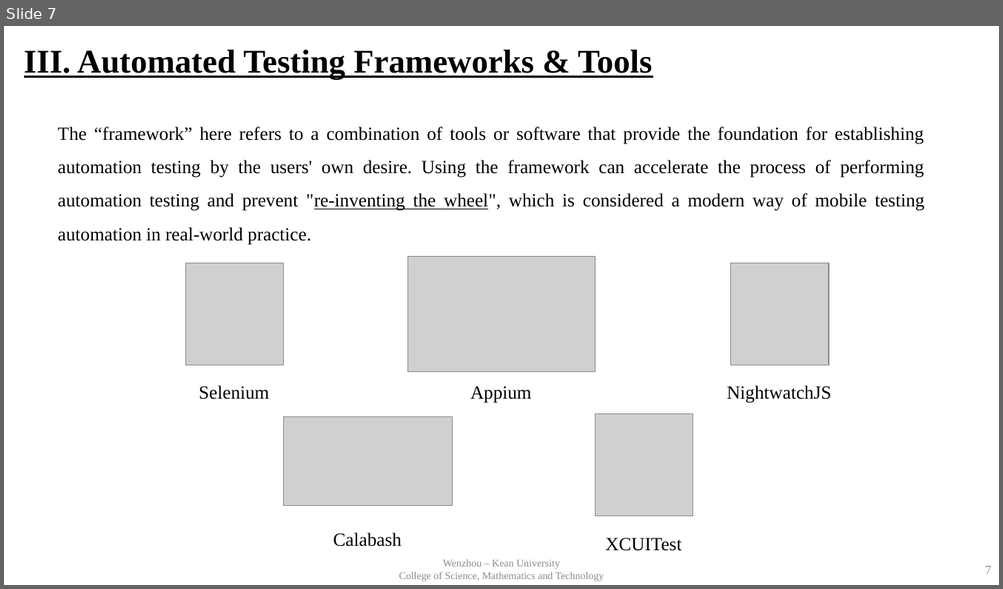
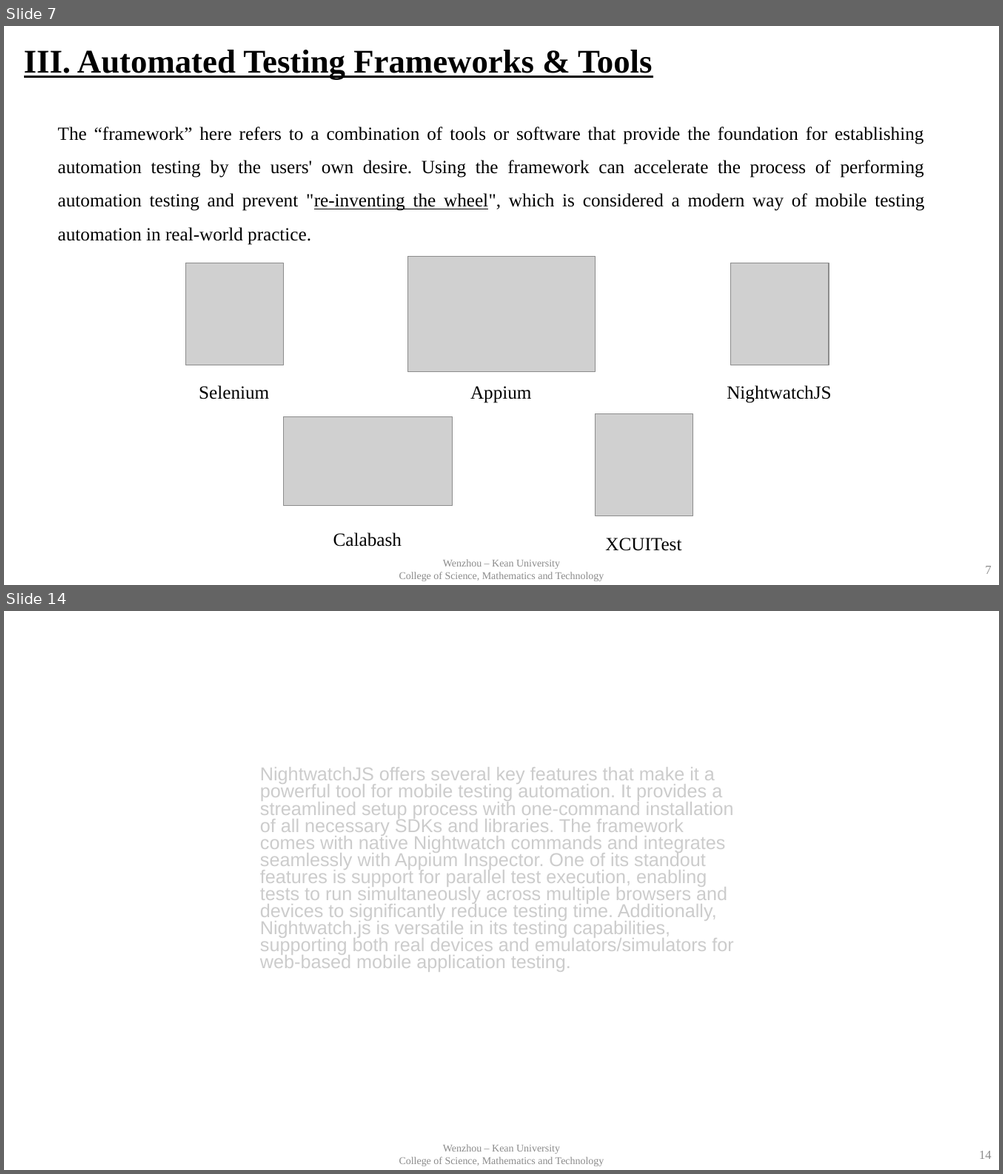
Before and after one commit to baocheng1989/sqa_paper, a slide deck: presentation.pptx. Shown one above the other, each under a label of ours: slide 7 before the commit, slides 7 and 14 after it; the slides between them are not shown. The pictures are 1003x589 and 1003x1174 pixels, drawn with LibreOffice and Linux fonts; fonts in the diff are those of the drawing; grey boxes stand for pictures; background and template pictures are left out. Boxes give left, top, right and bottom in pixels: in the first picture for what was removed or moved away, otherwise in the second. Text is boxed around its words. In the diff, an @@ line names an element or a change of style, - is before the commit and + after.

```diff
--- a/presentation.pptx
+++ b/presentation.pptx
@@ slide 14 added at bbox=[4, 611, 999, 1170], background #FFFFFF @@
@@ text added at bbox=[260, 767, 734, 972], 18 pt, text #CCCCCC @@
+NightwatchJS offers several key features that make it a powerful tool for mobile testing automation. It provides a streamlined setup process with one-command installation of all necessary SDKs and libraries. The framework comes with native Nightwatch commands and integrates seamlessly with Appium Inspector. One of its standout features is support for parallel test execution, enabling tests to run simultaneously across multiple browsers and devices to significantly reduce testing time. Additionally, Nightwatch.js is versatile in its testing capabilities, supporting both real devices and emulators/simulators for web-based mobile application testing.
@@ text added at bbox=[399, 1145, 604, 1167], 10 pt, text #8C8C8C @@
+Wenzhou – Kean University
+College of Science, Mathematics and Technology
@@ page number added at bbox=[979, 1151, 991, 1159], 12 pt, text #8C8C8C @@
+14
```
Also in this commit, not shown: 6 slides changed, 7 other slides added.
